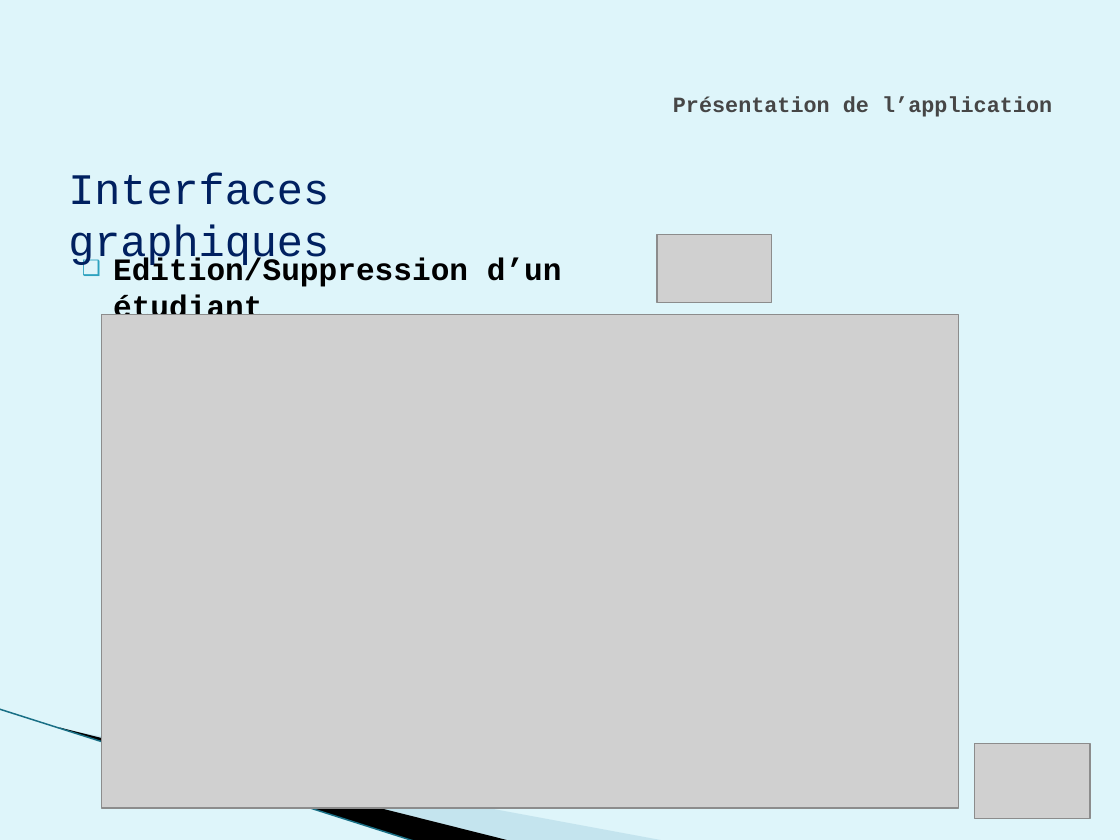
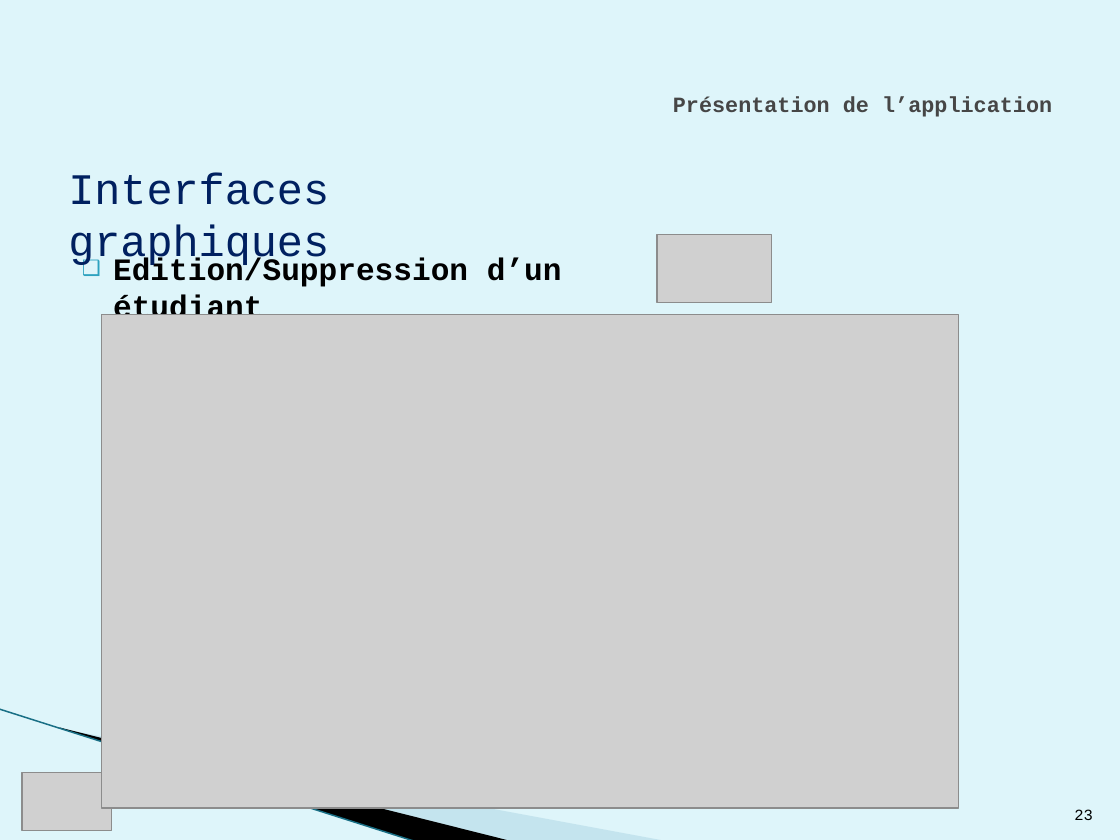
Before and after one commit to weetrax/AbsMedicalWPF, a slide deck: slide 23 of doc/Diapo.pptx. Drawn at 1120x840 pixels with LibreOffice and Linux fonts; fonts in the diff are those of the drawing; grey boxes stand for pictures; background and template pictures are left out. Boxes give left, top, right and bottom in pixels: in the first picture for what was removed or moved away, otherwise in the second. Text is boxed around its words. In the diff, an @@ line names an element or a change of style, - is before the commit and + after.

```diff
--- a/doc/Diapo.pptx
+++ b/doc/Diapo.pptx
@@ picture removed at bbox=[974, 744, 1090, 819] @@
@@ picture added at bbox=[22, 773, 112, 830] @@
@@ page number added at bbox=[1074, 809, 1093, 820], 10 pt, text #000000 @@
+23
```
Also in this commit, not shown: 25 other slides changed.
